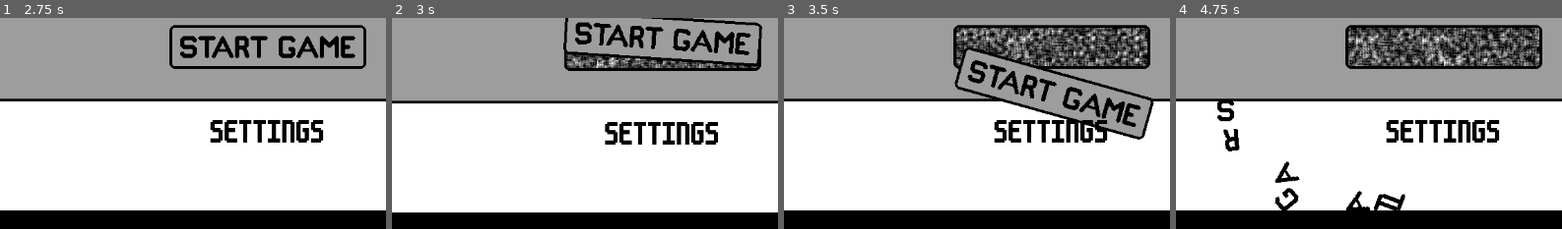
Above: before the commit, frames 1-4 (left to right).
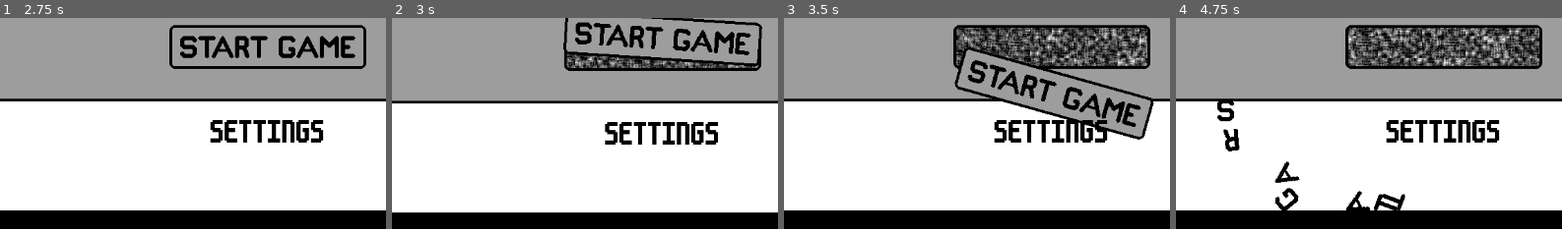
Above: after the commit, the same moments.

Repository: conor-wilson/secret-sapphire
Game: Godot game, scene res://scenes/main.tscn
The game is run twice, just before and just after one commit, with the same random seed, the same clock (stepped at 60 frames per second) and the same inputs.
Inputs (mouse positions are % of the whole screen's width and height, from its top left):
- Up to frame 1 (2.75 s): tap Enter at 0.5 s; move the mouse to (49, 38) at 0.52 s; click (49, 38) at 0.6 s; click "SETTINGS" at 1.25 s; click "BACK" at 2 s
- Up to frame 2 (3 s): tap Space at 2.75 s; move the mouse to (49, 56) at 2.77 s; click (49, 56) at 2.85 s
- Up to frame 3 (3.5 s): no input
- Up to frame 4 (4.75 s): move the mouse to (6, 11) at 3.52 s; click (6, 11) at 3.6 s; move the mouse to (92, 11) at 4.27 s; click (92, 11) at 4.35 s
The pictures show only the part of the screen within x 14-64%, y 49-99%; the shares and areas given below are measured in that part.

Frame 1 is identical in both runs. In frame 2, 1.0% of the frame differs, in the area x 45-95%, y 17-24%; in frame 3, 5.3%; in frame 4, 5.9%, in the area x 44-95%, y 4-23%.

Commit message:
Added sticky note underneath panel

Diff:
--- a/let-me-play/scenes/main_menu.tscn
+++ b/let-me-play/scenes/main_menu.tscn
@@ -1,15 +1,54 @@
-[gd_scene load_steps=15 format=4 uid="uid://5ctllddc4obb"]
+[gd_scene load_steps=19 format=4 uid="uid://5ctllddc4obb"]
 
 [ext_resource type="PackedScene" uid="uid://b7pp5suyru2lf" path="res://scenes/breakable_element.tscn" id="1_7wdxp"]
 [ext_resource type="Script" path="res://scenes/main_menu.gd" id="1_hib26"]
 [ext_resource type="TileSet" uid="uid://b35s45rp0yrck" path="res://scenes/menu_tile_set.tres" id="1_jssq0"]
 [ext_resource type="PackedScene" uid="uid://dn8q4o2sgxa7y" path="res://scenes/letter.tscn" id="3_1ar5g"]
+[ext_resource type="Texture2D" uid="uid://1rpws7w7ml0u" path="res://assets/art/StickyNoteTest-Sheet.png" id="3_ahnkd"]
 [ext_resource type="Texture2D" uid="uid://7r8cut1jsvt0" path="res://assets/art/Panel.png" id="3_janoq"]
 [ext_resource type="FontFile" uid="uid://bckbkknmti08k" path="res://assets/fonts/m6x11.ttf" id="5_2a3fy"]
 [ext_resource type="Theme" uid="uid://fqhlidlvqsyl" path="res://assets/fonts/menu_buttons.tres" id="6_43f6x"]
 [ext_resource type="Texture2D" uid="uid://da1aop1iloq0v" path="res://assets/art/StartButton.png" id="7_cyu86"]
 [ext_resource type="Texture2D" uid="uid://op2bmdwt6xln" path="res://assets/art/Screw.png" id="8_yx54q"]
 
+[sub_resource type="Animation" id="Animation_xpr53"]
+resource_name = "sticky_note_animation"
+length = 1.5
+loop_mode = 1
+tracks/0/type = "value"
+tracks/0/imported = false
+tracks/0/enabled = true
+tracks/0/path = NodePath(".:frame")
+tracks/0/interp = 1
+tracks/0/loop_wrap = true
+tracks/0/keys = {
+"times": PackedFloat32Array(0, 0.1, 0.2, 0.3, 0.4, 0.5, 0.6, 0.7, 0.8, 0.9, 1, 1.1, 1.2, 1.3, 1.4),
+"transitions": PackedFloat32Array(1, 1, 1, 1, 1, 1, 1, 1, 1, 1, 1, 1, 1, 1, 1),
+"update": 1,
+"values": [0, 1, 2, 3, 3, 4, 5, 6, 7, 8, 9, 11, 12, 13, 14]
+}
+
+[sub_resource type="Animation" id="Animation_bex1y"]
+length = 0.001
+tracks/0/type = "value"
+tracks/0/imported = false
+tracks/0/enabled = true
+tracks/0/path = NodePath(".:frame")
+tracks/0/interp = 1
+tracks/0/loop_wrap = true
+tracks/0/keys = {
+"times": PackedFloat32Array(0),
+"transitions": PackedFloat32Array(1),
+"update": 1,
+"values": [0]
+}
+
+[sub_resource type="AnimationLibrary" id="AnimationLibrary_n3yhk"]
+_data = {
+"RESET": SubResource("Animation_bex1y"),
+"sticky_note_animation": SubResource("Animation_xpr53")
+}
+
 [sub_resource type="RectangleShape2D" id="RectangleShape2D_p2u67"]
 size = Vector2(1024, 384)
 
@@ -42,6 +81,17 @@
 tile_set = ExtResource("1_jssq0")
 
 [node name="InteractiveElements" type="Node2D" parent="."]
+
+[node name="StickyNote" type="Sprite2D" parent="InteractiveElements"]
+position = Vector2(184, 336)
+texture = ExtResource("3_ahnkd")
+hframes = 15
+
+[node name="AnimationPlayer" type="AnimationPlayer" parent="InteractiveElements/StickyNote"]
+libraries = {
+"": SubResource("AnimationLibrary_n3yhk")
+}
+autoplay = "sticky_note_animation"
 
 [node name="Panel" parent="InteractiveElements" instance=ExtResource("1_7wdxp")]
 collision_layer = 2
Binary file added: let-me-play/assets/art/Sticky Note.png
Not shown, added: let-me-play/assets/art/Sticky Note.png.import
Binary file added: let-me-play/assets/art/StickyNoteTest-Sheet.png
Not shown, added: let-me-play/assets/art/StickyNoteTest-Sheet.png.import
Binary file added: let-me-play/assets/art/stickynote/StickyNoteTest1.png
Not shown, added: let-me-play/assets/art/stickynote/StickyNoteTest1.png.import
Binary file added: let-me-play/assets/art/stickynote/StickyNoteTest10.png
Not shown, added: let-me-play/assets/art/stickynote/StickyNoteTest10.png.import
Binary file added: let-me-play/assets/art/stickynote/StickyNoteTest11.png
Not shown, added: let-me-play/assets/art/stickynote/StickyNoteTest11.png.import
Binary file added: let-me-play/assets/art/stickynote/StickyNoteTest12.png
Not shown, added: let-me-play/assets/art/stickynote/StickyNoteTest12.png.import
(and 26 more such lines)
